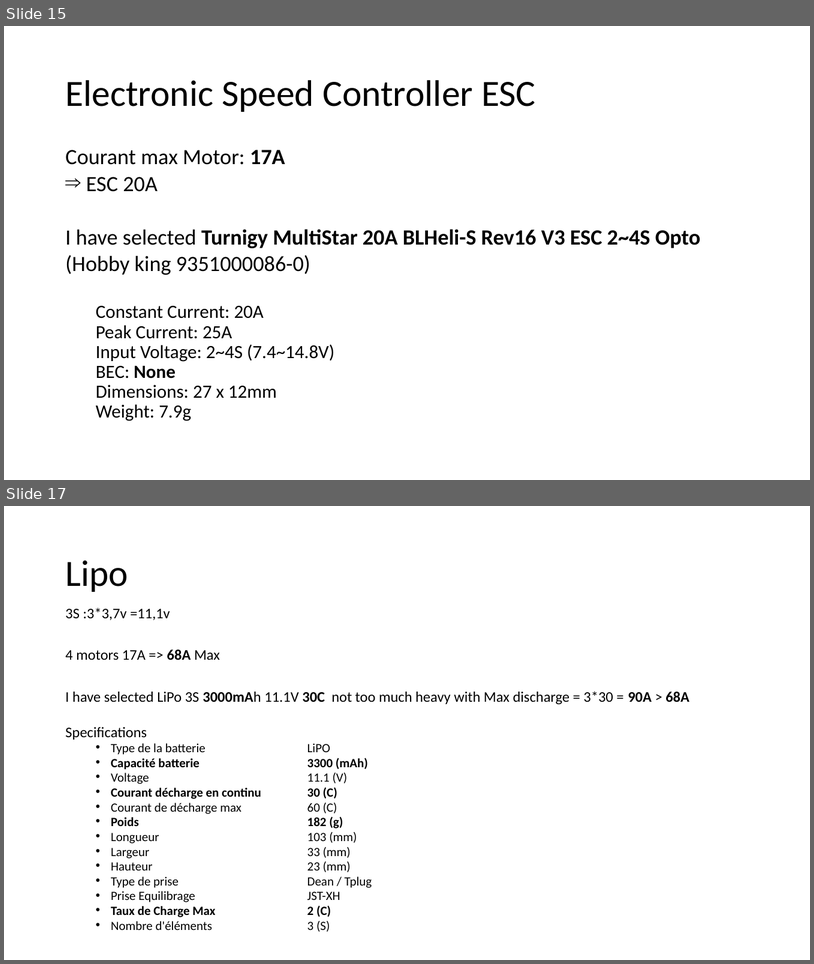
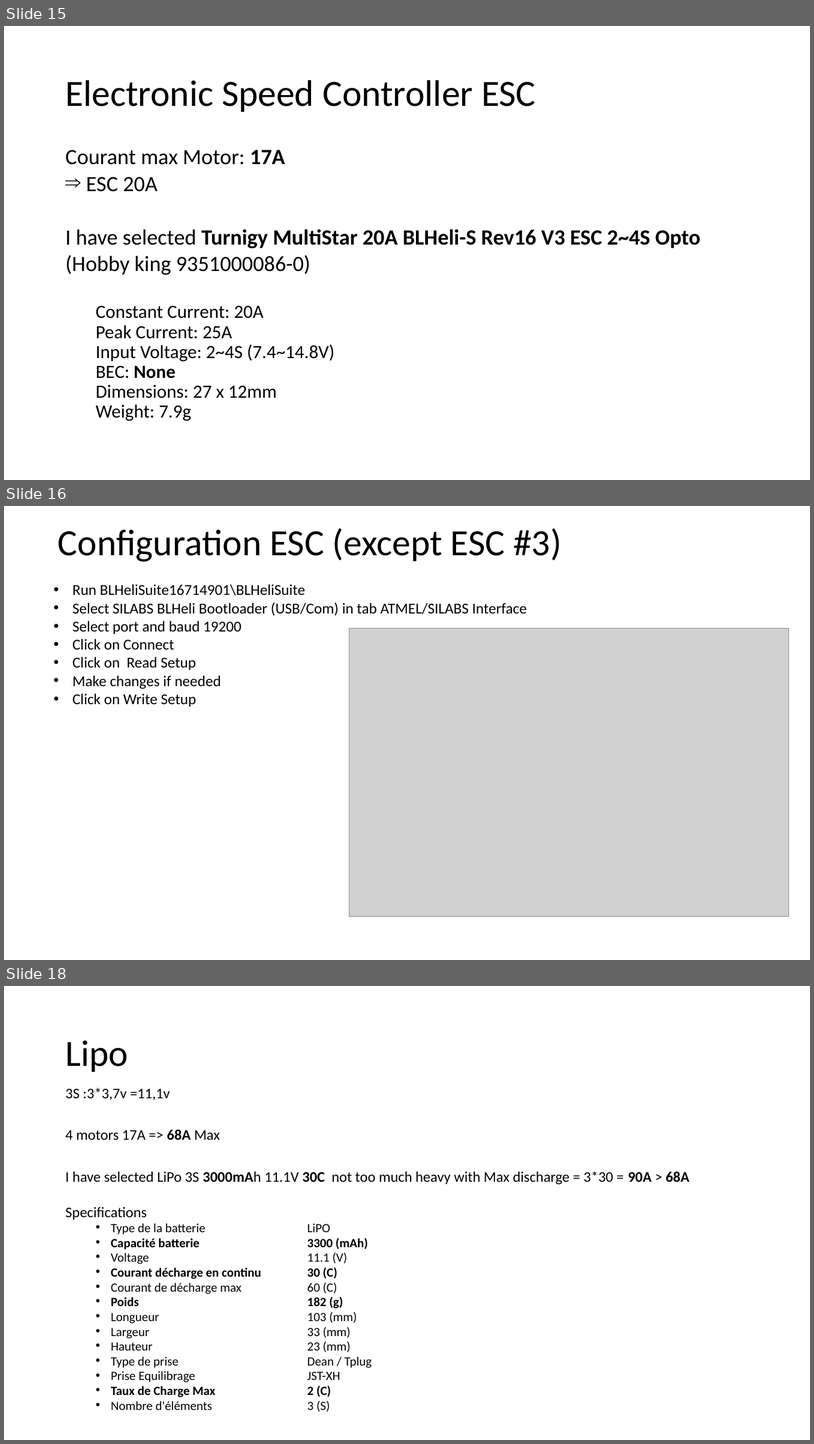
Before and after one commit to RobotEdh/RobotMicroControl, a slide deck: libraries/Diagramm Drone.pptx. Shown one above the other, each under a label of ours: slides 15 and 17 before the commit, slides 15, 16 and 18 after it; the slides between them are not shown. The pictures are 814x964 and 814x1444 pixels, drawn with LibreOffice and Linux fonts; fonts in the diff are those of the drawing; grey boxes stand for pictures. Boxes give left, top, right and bottom in pixels: in the first picture for what was removed or moved away, otherwise in the second. Text is boxed around its words. In the diff, an @@ line names an element or a change of style, - is before the commit and + after.

```diff
--- a/libraries/Diagramm Drone.pptx
+++ b/libraries/Diagramm Drone.pptx
@@ slide 16 added at <box>4,506,810,960</box>, background #FFFFFF @@
@@ title added at <box>58,528,562,562</box>, 44 pt, text #000000 @@
+Configuration ESC (except ESC #3)
@@ text added at <box>72,584,527,706</box>, 18 pt, text #000000 @@
+• Run BLHeliSuite16714901\BLHeliSuite
+• Select SILABS BLHeli Bootloader (USB/Com) in tab ATMEL/SILABS Interface
+• Select port and baud 19200
+• Click on Connect
+• Click on Read Setup
+• Make changes if needed
+• Click on Write Setup
@@ picture added at <box>350,628,790,916</box> @@
@@ what was slide 17 is now slide 18 @@
```
Also in this commit, not shown: 1 slide changed, 1 other slide added, 1 slide removed.
